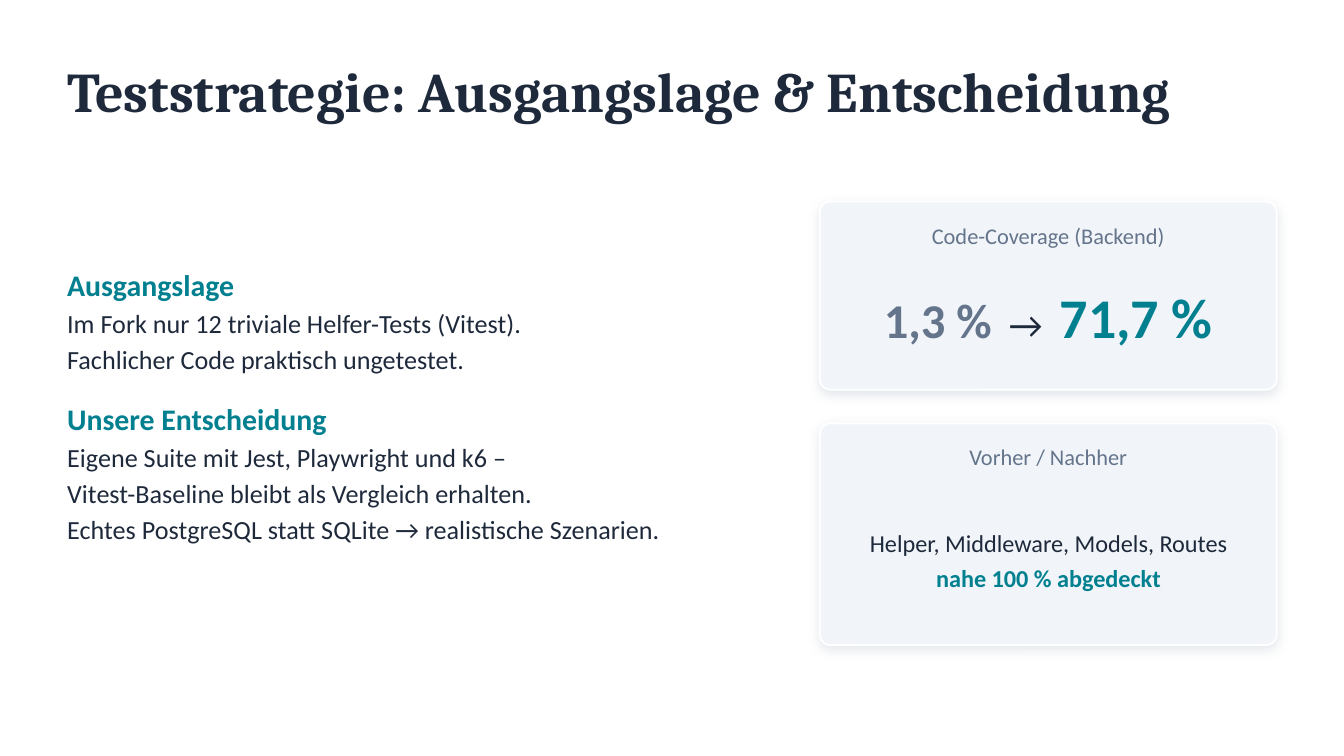
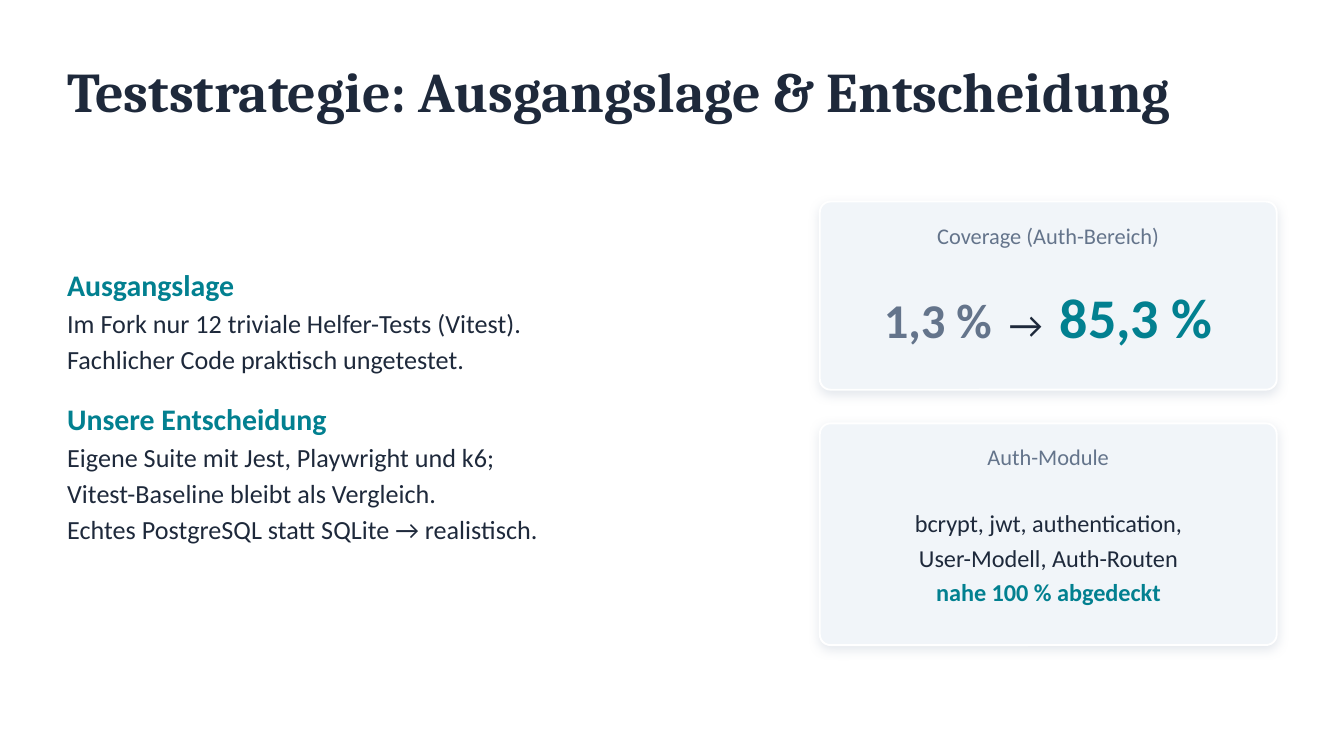
Before and after one commit to Lolo169169/wat4-2026ss-bb-zauner-seybold, a slide deck: slide 4 of PRESENTATION.pptx. Drawn at 1344x756 pixels with LibreOffice and Linux fonts; fonts in the diff are those of the drawing. Boxes give left, top, right and bottom in pixels: in the first picture for what was removed or moved away, otherwise in the second. Text is boxed around its words. In the diff, an @@ line names an element or a change of style, - is before the commit and + after.

Commit message:
refactoring - downsizing the tests. Focus on auth

```diff
--- a/PRESENTATION.pptx
+++ b/PRESENTATION.pptx
@@ text at (x1=937, y1=228, x2=1159, y2=248): text changed @@
-Code-Coverage (Backend)
+Coverage (Auth-Bereich)
@@ text at (x1=884, y1=299, x2=1159, y2=346): text changed @@
-1,3 % → 71,7 %
+1,3 % → 85,3 %
@@ text at (x1=67, y1=449, x2=538, y2=544): text changed @@
-Eigene Suite mit Jest, Playwright und k6 –
-Vitest-Baseline bleibt als Vergleich erhalten.
-Echtes PostgreSQL statt SQLite → realistische Szenarien.
+Eigene Suite mit Jest, Playwright und k6;
+Vitest-Baseline bleibt als Vergleich.
+Echtes PostgreSQL statt SQLite → realistisch.
@@ text at (x1=987, y1=449, x2=1108, y2=465): text changed @@
-Vorher / Nachher
+Auth-Module
@@ text "bcrypt, jwt, authentication," moved from (x1=870, y1=535, x2=1228, y2=591) to (x1=915, y1=515, x2=1182, y2=605) @@
@@ text at (x1=915, y1=515, x2=1182, y2=570): text changed @@
-Helper, Middleware, Models, Routes
+bcrypt, jwt, authentication,
+User-Modell, Auth-Routen
```
Also in this commit, not shown: 9 other slides changed, 22 other files.
